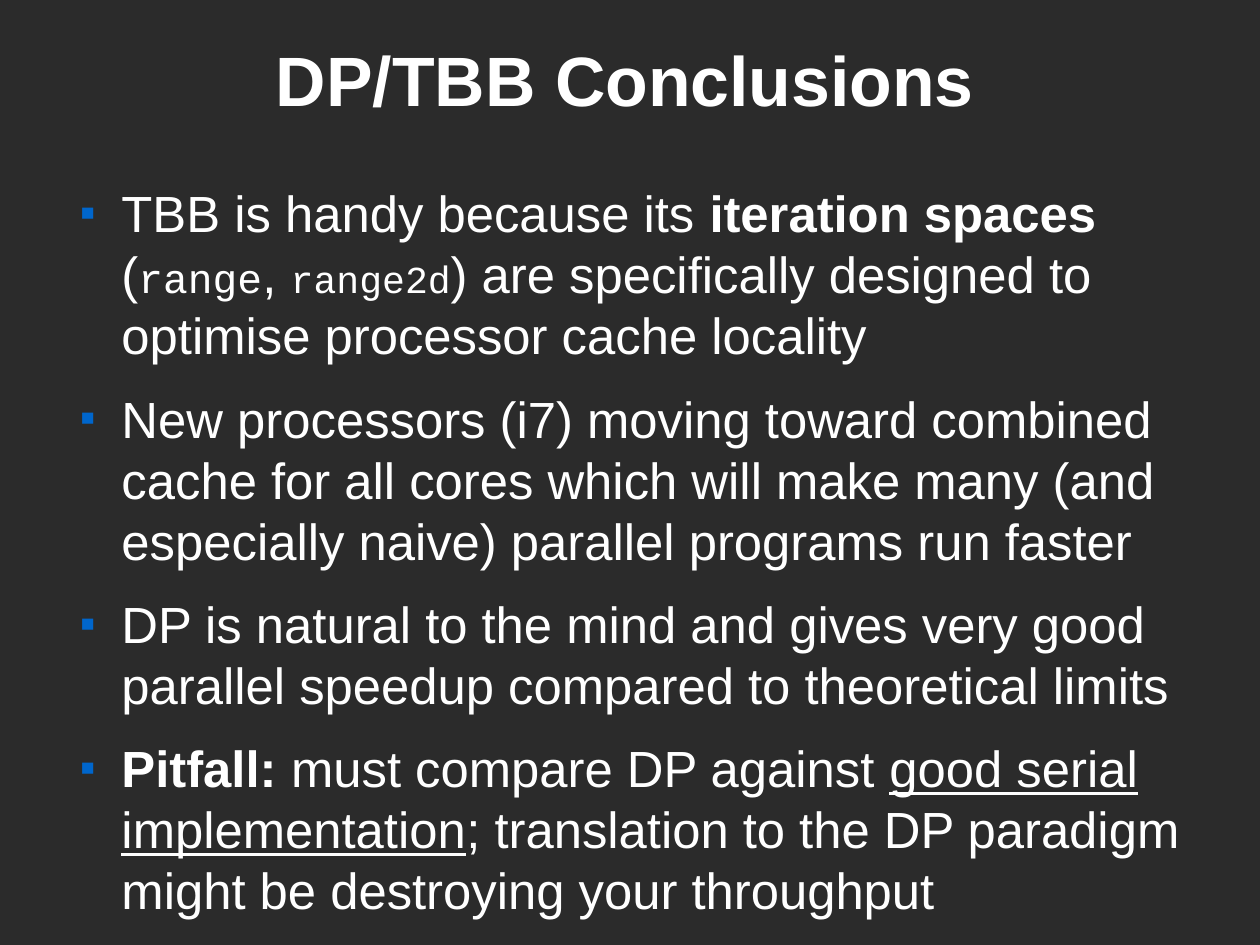
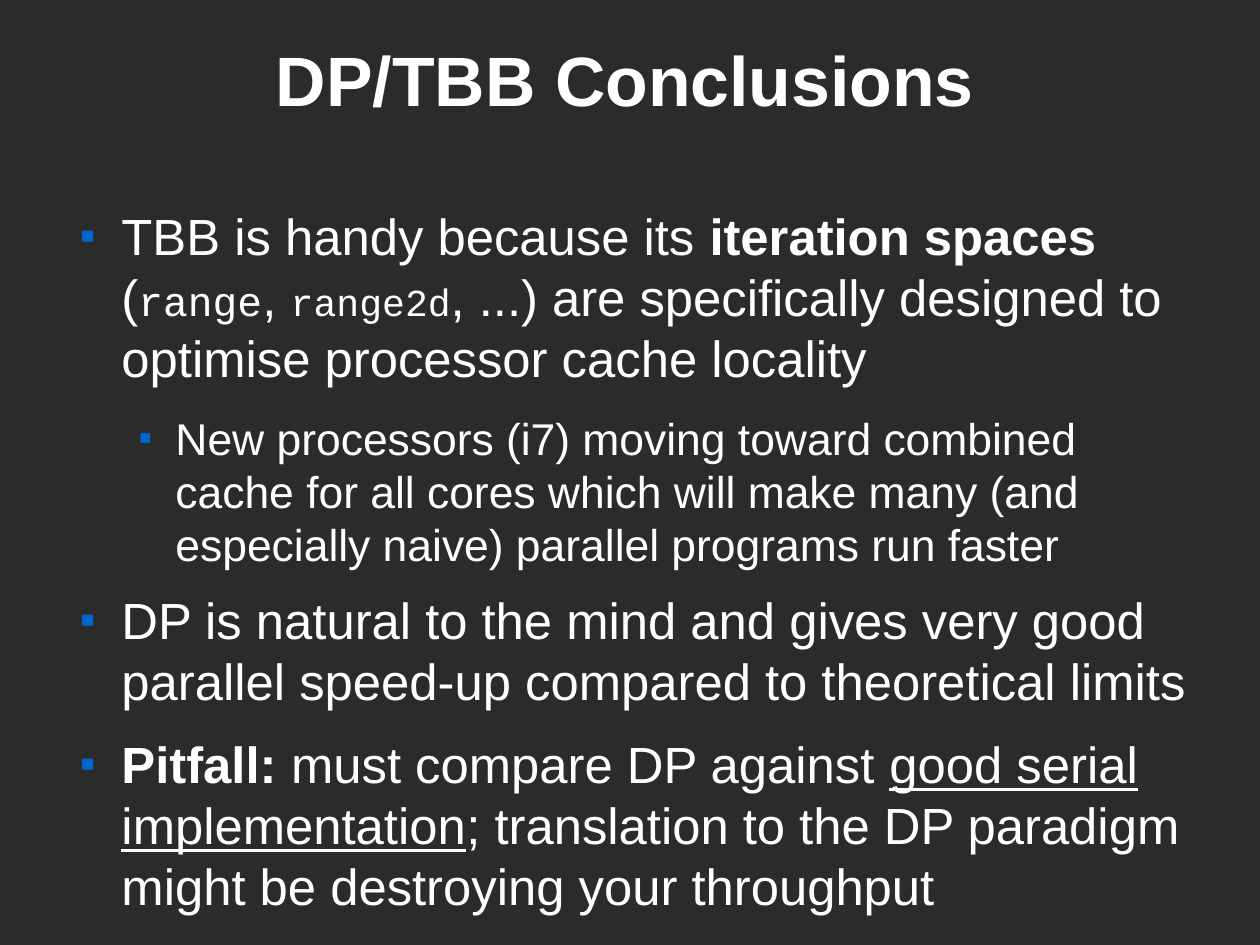
Before and after one commit to FractalDesigns/cowichan-1, a slide deck: slide 7 of cowichan_tbb/presentation.odp. Drawn at 1260x945 pixels with LibreOffice and Linux fonts; fonts in the diff are those of the drawing; background and template pictures are left out; a plain dark background stands for a picture behind light text. Boxes give left, top, right and bottom in pixels: in the first picture for what was removed or moved away, otherwise in the second. Text is boxed around its words. In the diff, an @@ line names an element or a change of style, - is before the commit and + after.

```diff
--- a/cowichan_tbb/presentation.odp
+++ b/cowichan_tbb/presentation.odp
@@ text "TBB is handy because its ...": place and size @@
-text "TBB is handy because its ..." at [121, 195, 1180, 920]
+text "TBB is handy because its ..." at [121, 218, 1186, 916]
@@ text at [121, 218, 1161, 388]: text changed @@
-■ TBB is handy because its iteration spaces (range, range2d) are specifically designed to optimise processor cache locality
+■ TBB is handy because its iteration spaces (range, range2d, ...) are specifically designed to optimise processor cache locality
@@ text at [175, 422, 1079, 571]: size 32 to 28 pt in "New processors (i7) moving toward combined cache ..."; list level 1 to 2 in "New processors (i7) moving toward ..." @@
@@ text at [121, 602, 1186, 711]: text changed @@
-■ DP is natural to the mind and gives very good parallel speedup compared to theoretical limits
+■ DP is natural to the mind and gives very good parallel speed-up compared to theoretical limits
```
Also in this commit, not shown: 6 other slides changed.
